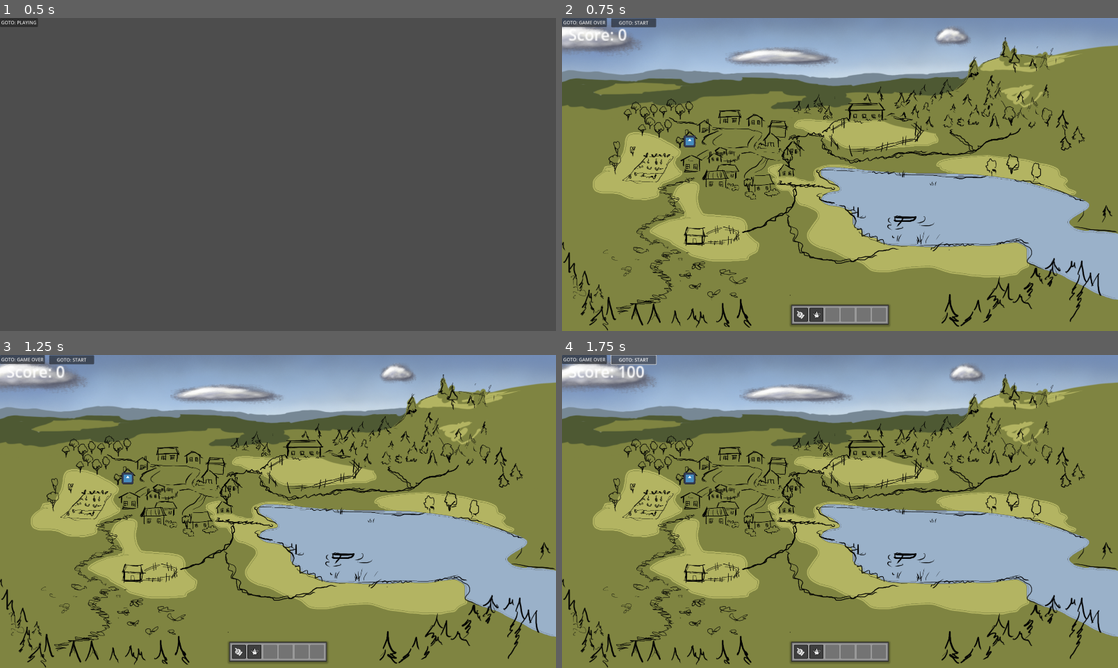
Above: before the commit, frames 1-4 (two rows, left to right).
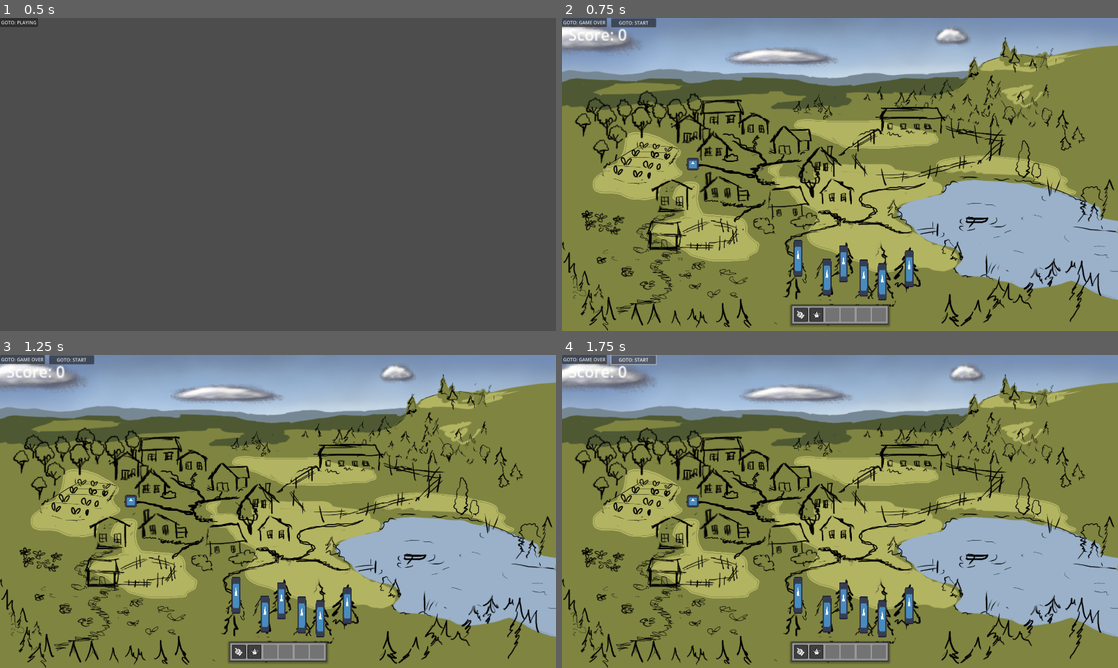
Above: after the commit, the same moments.

Repository: arget4me/cosyville
Game: Godot game, scene res://Scenes/main_scene.tscn
Same seed, same stepped clock (60 frames per second), same inputs: the game is played once before the commit and once after it. The engine's default icon, where the game draws it, is replaced by a stand-in: a white triangle on a blue panel in a dark square.
Inputs:
- Up to frame 1 (0.5 s): no input
- Up to frame 2 (0.75 s): click "GOTO: PLAYING" at 0.5 s
- Up to frame 3 (1.25 s): no input
- Up to frame 4 (1.75 s): click "GOTO: START" at 1.25 s

Frame 1 is identical in both runs. In frame 2, 17% of the frame differs, in the area x 2-100%, y 23-99%; in frame 3, 17%; in frame 4, 17%, in the area x 2-100%, y 3-99%.

Commit message:
FireTree

Diff:
--- /dev/null
+++ b/Scenes/Chaos/FireTree.tscn
@@ -0,0 +1,29 @@
+[gd_scene load_steps=5 format=3 uid="uid://74idepem82pk"]
+
+[ext_resource type="Script" path="res://Scripts/Chaos/fire_tree.gd" id="1_yah28"]
+[ext_resource type="Texture2D" uid="uid://opqyabh6tg2e" path="res://icon.svg" id="2_yg0ch"]
+[ext_resource type="PackedScene" uid="uid://cbycy8bbyocpe" path="res://Scenes/Clicking/clickable.tscn" id="3_qv68i"]
+[ext_resource type="Script" path="res://Scripts/Chaos/chaos_triggerable.gd" id="4_iih2h"]
+
+[node name="FireTree" type="Node2D"]
+y_sort_enabled = true
+script = ExtResource("1_yah28")
+
+[node name="Sprite2D" type="Sprite2D" parent="."]
+position = Vector2(0, -65)
+scale = Vector2(0.239999, 1)
+texture = ExtResource("2_yg0ch")
+
+[node name="Clickable" parent="." instance=ExtResource("3_qv68i")]
+position = Vector2(0, -65)
+scale = Vector2(0.528617, 2.12)
+pointer_state = 1
+clicking_is_enabled = false
+
+[node name="ChaosTriggerable" type="Node" parent="."]
+script = ExtResource("4_iih2h")
+trigger_probability = 0.02
+cooldown_time = 30.0
+
+[connection signal="on_clicked" from="Clickable" to="." method="_on_clickable_on_clicked"]
+[connection signal="trigger_chaos" from="ChaosTriggerable" to="." method="_on_node_trigger_chaos"]
--- a/Scenes/cosy_village_clicking_example.tscn
+++ b/Scenes/cosy_village_clicking_example.tscn
@@ -1,29 +1,49 @@
-[gd_scene load_steps=6 format=3 uid="uid://biwreh4pxnlfm"]
+[gd_scene load_steps=7 format=3 uid="uid://biwreh4pxnlfm"]
 
 [ext_resource type="Texture2D" uid="uid://cr3o4hp2ichjw" path="res://art/world/sky.PNG" id="1_w4iek"]
 [ext_resource type="Texture2D" uid="uid://opqyabh6tg2e" path="res://icon.svg" id="2_1fpkn"]
 [ext_resource type="PackedScene" uid="uid://cdevdb2f0xlsc" path="res://Scenes/World/clouds.tscn" id="2_44oqd"]
-[ext_resource type="Texture2D" uid="uid://djqymd685tooo" path="res://art/world/background.PNG" id="2_n8v0u"]
+[ext_resource type="Texture2D" uid="uid://b56ar24cwrrtb" path="res://art/world/background_.PNG" id="3_oicvn"]
 [ext_resource type="PackedScene" uid="uid://cbycy8bbyocpe" path="res://Scenes/Clicking/clickable.tscn" id="3_v8xti"]
+[ext_resource type="PackedScene" uid="uid://74idepem82pk" path="res://Scenes/Chaos/FireTree.tscn" id="6_ekpvo"]
 
 [node name="CosyVillage" type="Node2D"]
 
-[node name="Art" type="Node2D" parent="."]
+[node name="Camera2D" type="Camera2D" parent="."]
+position = Vector2(962, 543)
 
-[node name="Sky" type="Sprite2D" parent="Art"]
+[node name="Art" type="Node2D" parent="Camera2D"]
+
+[node name="Sky" type="Sprite2D" parent="Camera2D/Art"]
 texture = ExtResource("1_w4iek")
 
-[node name="Clouds" parent="Art" instance=ExtResource("2_44oqd")]
+[node name="Clouds" parent="Camera2D/Art" instance=ExtResource("2_44oqd")]
 
-[node name="Background" type="Sprite2D" parent="Art"]
-texture = ExtResource("2_n8v0u")
+[node name="Background" type="Sprite2D" parent="Camera2D/Art"]
+texture = ExtResource("3_oicvn")
 
 [node name="Village" type="Sprite2D" parent="."]
-position = Vector2(-519, -115)
+position = Vector2(454, 507)
 scale = Vector2(0.319999, 0.319999)
 texture = ExtResource("2_1fpkn")
 
 [node name="Clickable" parent="Village" instance=ExtResource("3_v8xti")]
 scale = Vector2(2.09422, 2.11328)
 
-[node name="Camera2D" type="Camera2D" parent="."]
+[node name="FireTree" parent="." instance=ExtResource("6_ekpvo")]
+position = Vector2(974, 916)
+
+[node name="FireTree2" parent="." instance=ExtResource("6_ekpvo")]
+position = Vector2(917, 962)
+
+[node name="FireTree3" parent="." instance=ExtResource("6_ekpvo")]
+position = Vector2(1044, 965)
+
+[node name="FireTree4" parent="." instance=ExtResource("6_ekpvo")]
+position = Vector2(1108, 978)
+
+[node name="FireTree5" parent="." instance=ExtResource("6_ekpvo")]
+position = Vector2(817, 897)
+
+[node name="FireTree6" parent="." instance=ExtResource("6_ekpvo")]
+position = Vector2(1201, 933)
--- a/Scripts/Chaos/chaos_triggerable.gd
+++ b/Scripts/Chaos/chaos_triggerable.gd
@@ -1,22 +1,42 @@
 extends Node
 
 @export var trigger_probability: float = 1
+@export var cooldown_time : float = 4.0
 @onready var random = RandomNumberGenerator.new()
 var is_active: bool = false
 signal trigger_chaos
 
+
+var cooldown := true
+var timer : Timer
+
 func _ready():
+	timer = Timer.new()
+	timer.wait_time = cooldown_time
+	timer.one_shot = true
+	timer.timeout.connect(end_cooldown)
+	add_child(timer)
+	timer.start()
+
 	random.randomize()
 	ChaosManager.chaos_tick.connect(should_trigger)
 
 func deactivate_chaos():
 	is_active = false
+	timer.start()
+
+func end_cooldown():
+	cooldown = false
 
 func activate_chaos():
+	cooldown = true
 	is_active = true
 	trigger_chaos.emit()
 
 func should_trigger():
+	if cooldown: # Otherwise they trigger constantly even when cleared
+		return
+
 	var random_float = random.randfn()
 	if random_float < trigger_probability:
 		activate_chaos()
--- /dev/null
+++ b/Scripts/Chaos/fire_tree.gd
@@ -0,0 +1,17 @@
+extends Node2D
+
+@onready var sprite = $Sprite2D
+@onready var clickable = $Clickable
+@onready var chaos = $ChaosTriggerable
+
+func _ready():
+	clickable.set_process(false)
+
+func _on_node_trigger_chaos() -> void:
+	sprite.self_modulate = Color.RED
+	clickable.clicking_is_enabled = true
+
+func _on_clickable_on_clicked() -> void:
+	clickable.clicking_is_enabled = false
+	chaos.deactivate_chaos()
+	sprite.self_modulate = Color.WHITE
--- a/Scripts/Clicking/clickable.gd
+++ b/Scripts/Clicking/clickable.gd
@@ -5,6 +5,8 @@
 
 @export var sfx_name : String = 'click'
 @export var pointer_state : MouseImageManager.CURSOR_STATE = MouseImageManager.CURSOR_STATE.POINTER
+@export var clicking_is_enabled := true
+
 
 func _ready() -> void:
 	if len(on_clicked.get_connections()) == 0:
@@ -13,6 +15,9 @@
 	on_clicked.connect(_on_clicked_play_sound)
 
 func _on_input_event(viewport: Node, event: InputEvent, shape_idx: int) -> void:
+	if not clicking_is_enabled:
+		return
+
 	if event.is_action_pressed("click") and pointer_state == MouseImageManager.current_state:
 		on_clicked.emit()
 
@@ -23,7 +28,7 @@
 	SoundManager.play_sfx(sfx_name)
 
 func _on_mouse_entered() -> void:
-	MouseImageManager.set_interactable(pointer_state == MouseImageManager.current_state)
+	MouseImageManager.set_interactable(clicking_is_enabled and pointer_state == MouseImageManager.current_state)
 
 func _on_mouse_exited() -> void:
 	MouseImageManager.set_interactable(false)
--- a/Scripts/Singletons/clicking_manager.gd
+++ b/Scripts/Singletons/clicking_manager.gd
@@ -3,7 +3,7 @@
 signal on_score_update(score : int)
 
 var score = 0
-var score_per_second = 100
+var score_per_second = 0
 var timer : Timer
 
 func _ready():
Binary file added: art/world/background_.PNG
Not shown, added: art/world/background_.PNG.import
